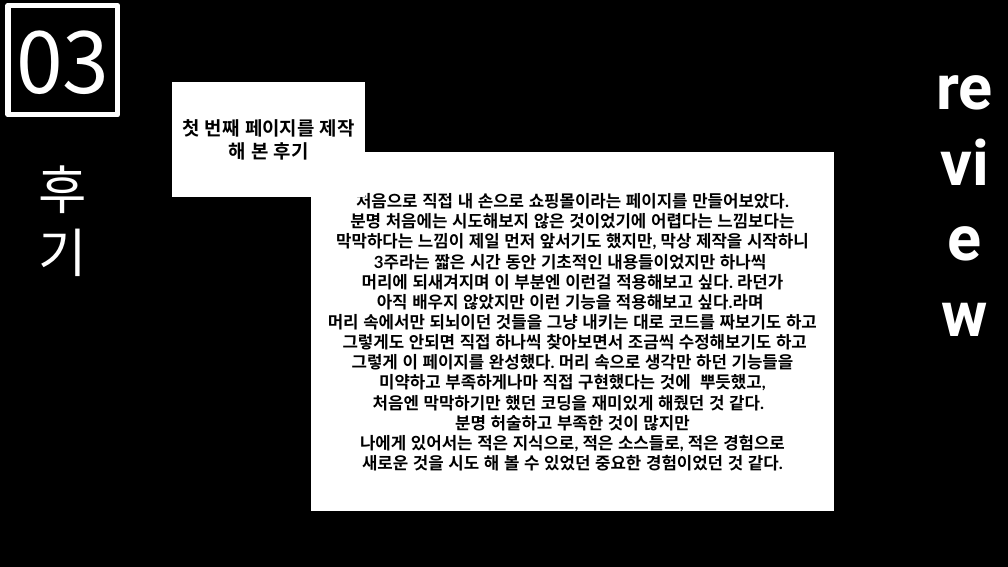
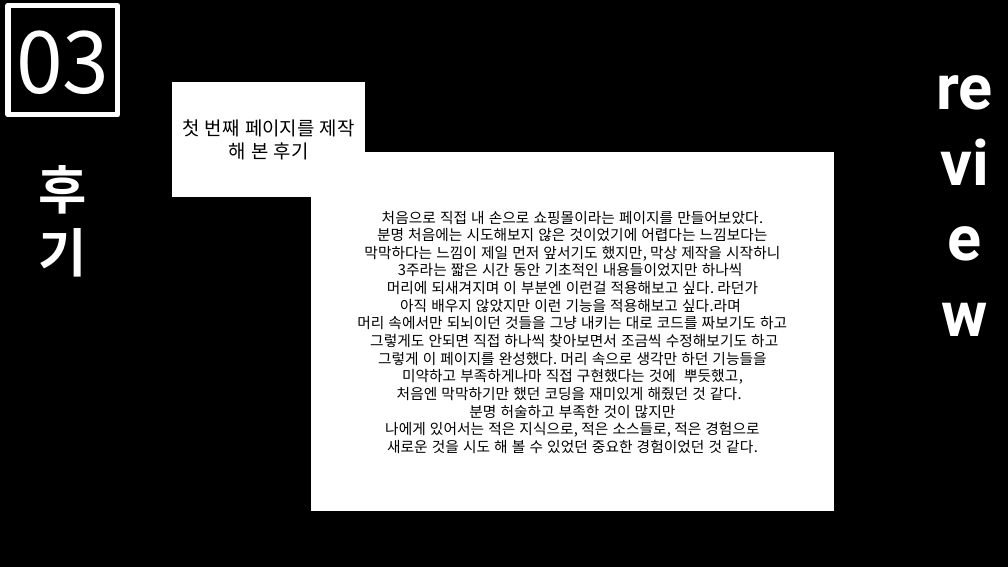
Before and after one commit to HyunRyung/Chanel, a slide deck: slide 12 of Portfolio/CHANEL.pptx (slide 13 before the commit). Drawn at 1008x567 pixels with LibreOffice and Linux fonts; fonts in the diff are those of the drawing. Boxes give left, top, right and bottom in pixels: in the first picture for what was removed or moved away, otherwise in the second. Text is boxed around its words. In the diff, an @@ line names an element or a change of style, - is before the commit and + after.

```diff
--- a/Portfolio/CHANEL.pptx
+++ b/Portfolio/CHANEL.pptx
@@ rectangle "첫 번째 페이지를 제작 해 ..." at box(173, 83, 364, 197): bold off @@
@@ text "후기" at box(39, 165, 87, 277): bold on @@
@@ rectangle "처음으로 직접 내 손으로 쇼핑몰이라는 ..." at box(312, 153, 833, 510): size 16 to 14 pt, font Lato to Noto Sans CJK KR, bold off @@
```
Also in this commit, not shown: 10 other slides changed, 1 slide added, 2 slides removed, 2 other files.
